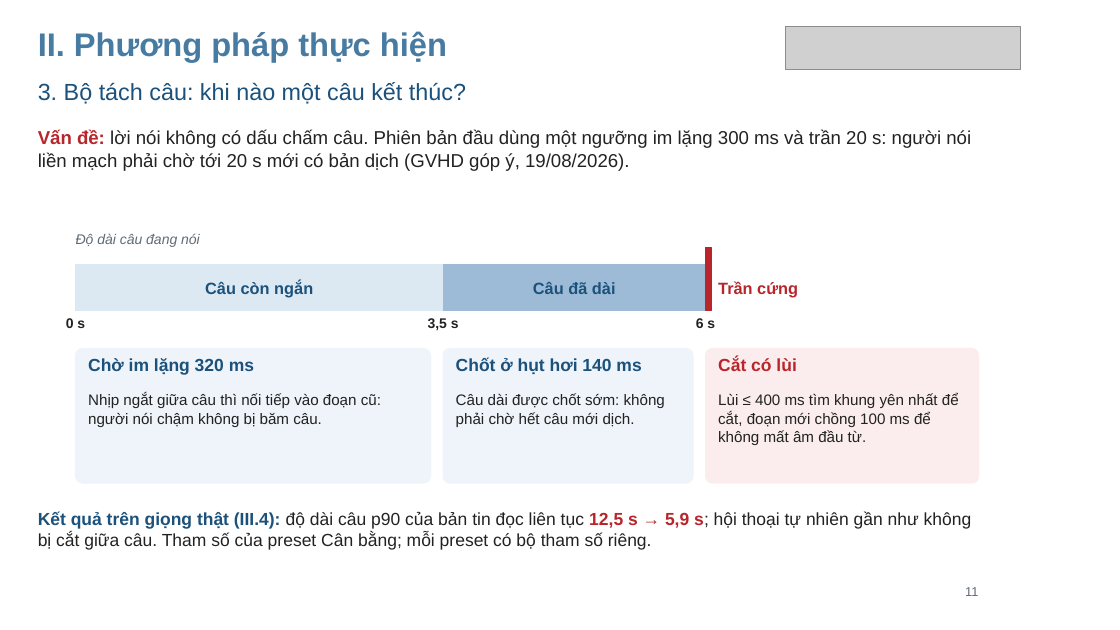
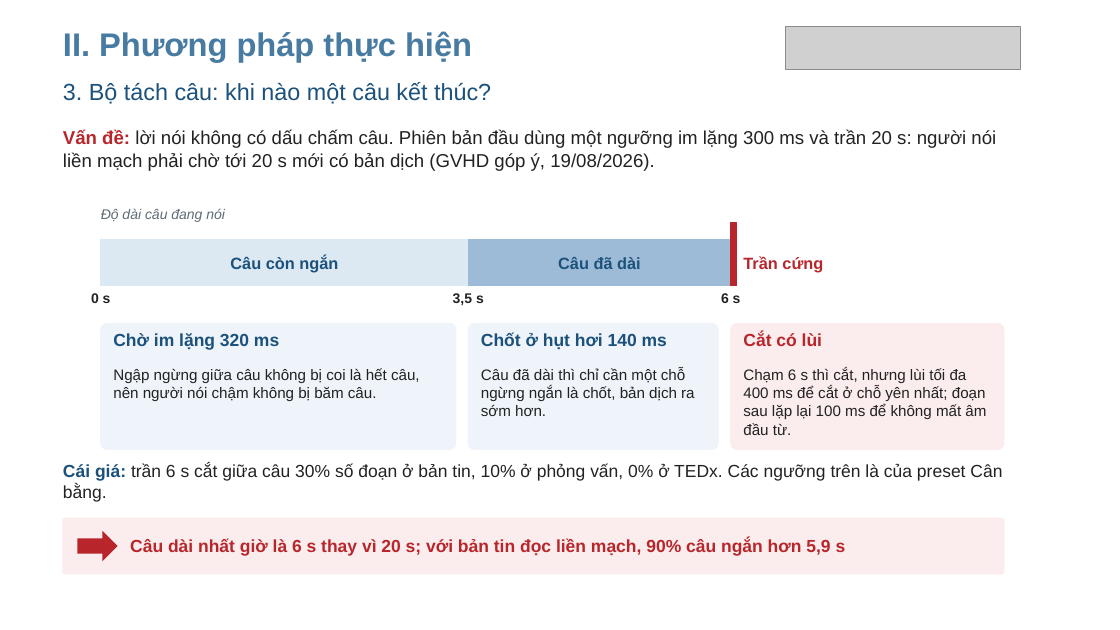
Before and after one commit to RokeyHung/local-live-voice-translator, a slide deck: slide 11 of docs/slides/24410300_NgoManhHung_SlideBaoVe.pptx. Drawn at 1120x630 pixels with LibreOffice and Linux fonts; fonts in the diff are those of the drawing; grey boxes stand for pictures; background and template pictures are left out. Boxes give left, top, right and bottom in pixels: in the first picture for what was removed or moved away, otherwise in the second. Text is boxed around its words. In the diff, an @@ line names an element or a change of style, - is before the commit and + after.

```diff
--- a/docs/slides/24410300_NgoManhHung_SlideBaoVe.pptx
+++ b/docs/slides/24410300_NgoManhHung_SlideBaoVe.pptx
@@ 3 texts: place and size @@
-3 texts at [38,31,971,171]
+3 texts at [63,31,996,171]
@@ 10 texts, 3 rectangles: place and size @@
-10 texts, 3 rectangles at [66,233,798,375]
+10 texts, 3 rectangles at [91,208,823,350]
@@ rounded rectangle: place and size @@
-rounded rectangle at [76,349,430,483]
+rounded rectangle at [101,323,455,450]
@@ rounded rectangle: place and size @@
-rounded rectangle at [444,349,694,483]
+rounded rectangle at [469,323,719,450]
@@ rounded rectangle: place and size @@
-rounded rectangle at [706,349,979,483]
+rounded rectangle at [731,323,1004,450]
@@ text at [113,368,420,401]: text changed @@
-Nhịp ngắt giữa câu thì nối tiếp vào đoạn cũ: người nói chậm không bị băm câu.
+Ngập ngừng giữa câu không bị coi là hết câu, nên người nói chậm không bị băm câu.
@@ text added at [481,368,694,416], 13 pt, text #222222 @@
+Câu đã dài thì chỉ cần một chỗ ngừng ngắn là chốt, bản dịch ra sớm hơn.
@@ text at [743,368,986,435]: text changed @@
-Lùi ≤ 400 ms tìm khung yên nhất để cắt, đoạn mới chồng 100 ms để không mất âm đầu từ.
+Chạm 6 s thì cắt, nhưng lùi tối đa 400 ms để cắt ở chỗ yên nhất; đoạn sau lặp lại 100 ms để không mất âm đầu từ.
@@ text removed at [456,393,665,427] @@
-Câu dài được chốt sớm: không phải chờ hết câu mới dịch.
@@ text added at [63,464,1002,502], 15 pt, text #222222 @@
+Cái giá: trần 6 s cắt giữa câu 30% số đoạn ở bản tin, 10% ở phỏng vấn, 0% ở TEDx. Các ngưỡng trên là của preset Cân bằng.
@@ text removed at [38,512,972,550] @@
-Kết quả trên giọng thật (III.4): độ dài câu p90 của bản tin đọc liên tục 12,5 s → 5,9 s; hội thoại tự nhiên gần như không bị cắt giữa câu. Tham số của preset Cân bằng; mỗi preset có bộ tham số riêng.
@@ rounded rectangle added at [63,518,1004,574], fill #FBEDED, outline #FBEDED 1 pt @@
@@ right arrow added at [77,531,118,561], fill #B8262B @@
@@ text added at [130,539,846,556], 15 pt, text #B8262B, bold @@
+Câu dài nhất giờ là 6 s thay vì 20 s; với bản tin đọc liền mạch, 90% câu ngắn hơn 5,9 s
@@ text "11": place and size @@
-text "11" at [965,587,978,596]
+text "11" at [1046,586,1109,613]
@@ text "11" at [1046,586,1109,613]: size 11 to 12 pt, text colour #5F6B76 to #FFFFFF, bold on; alignment right to centre @@
```
Also in this commit, not shown: 30 other slides changed, 14 slides added, 45 other files.
